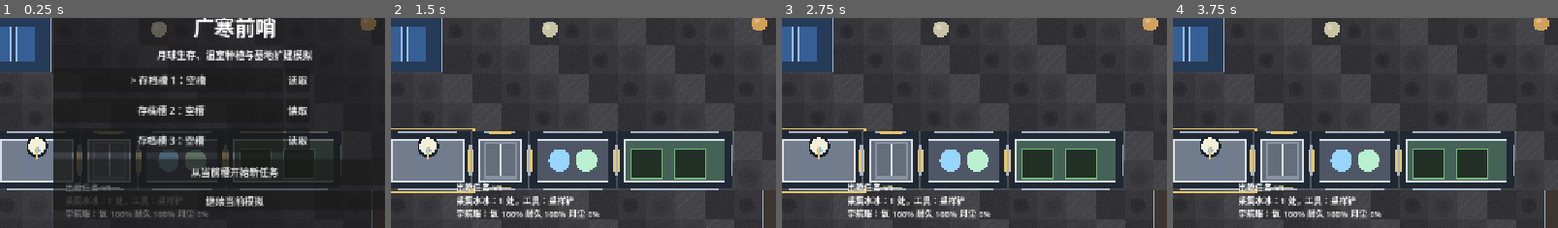
Above: before the commit, frames 1-4 (left to right).
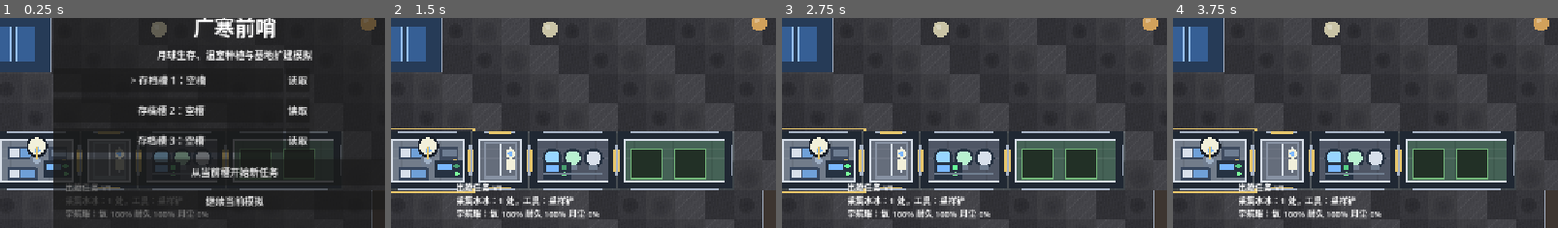
Above: after the commit, the same moments.

Repository: chinnseii/guanghan-outpost
Game: Godot game, scene res://scenes/main.tscn
Two runs of this game, one before a commit and one after it. Both use one fixed random seed, a clock stepped at 60 frames per second and the inputs below.
Inputs:
- Up to frame 1 (0.25 s): no input
- Up to frame 2 (1.5 s): click "保存" at 0.5 s; click "读取" at 1.25 s
- Up to frame 3 (2.75 s): click "嫦娥样本数据库（样本 2 / 月壤 4）" at 2 s
- Up to frame 4 (3.75 s): click "鹊桥中继（样本 1 / 维修件 4）" at 2.75 s; click "玉兔机器人（维修件 6 / 月壤 6）" at 3.5 s
The pictures show only the part of the screen within x 19-69%, y 16-66%; the shares and areas given below are measured in that part.

The runs differ from the first frame. In frame 1, 1.9% of the frame differs, in the area x 2-55%, y 61-78%; in frame 2, 3.6%, in the area x 2-56%, y 61-78%; in frame 3, 3.6%; in frame 4, 3.6%.

Commit message:
Add interior fixtures and feedback

Diff:
--- a/scripts/main.gd
+++ b/scripts/main.gd
@@ -234,6 +234,7 @@
 var moon_tile_source_id := 0
 var interior_tile_source_id := 0
 var entity_root: Node2D
+var audio_player: AudioStreamPlayer
 var module_nodes: Dictionary = {}
 var collectable_nodes: Dictionary = {}
 var player_node: Node2D
@@ -244,6 +245,7 @@
 	_setup_moon_tile_map()
 	_setup_interior_tile_map()
 	_setup_entity_root()
+	_setup_audio()
 	_setup_ui()
 	_setup_main_menu()
 	add_log("广寒前哨上线。玉兔工程车完成自动部署，但系统仍需人工调试。")
@@ -388,6 +390,31 @@
 	player_node.z_index = 30
 	entity_root.add_child(player_node)
 	_sync_scene_instances()
+
+func _setup_audio() -> void:
+	audio_player = AudioStreamPlayer.new()
+	audio_player.name = "ActionTonePlayer"
+	add_child(audio_player)
+
+func _play_ui_tone(frequency: float = 660.0, duration: float = 0.08, volume: float = 0.08) -> void:
+	if not is_instance_valid(audio_player):
+		return
+	var stream := AudioStreamGenerator.new()
+	stream.mix_rate = 22050.0
+	stream.buffer_length = max(0.05, duration + 0.03)
+	audio_player.stream = stream
+	audio_player.play()
+	var playback: AudioStreamGeneratorPlayback = audio_player.get_stream_playback()
+	if playback == null:
+		return
+	var frames := int(stream.mix_rate * duration)
+	var phase := 0.0
+	var increment := TAU * frequency / stream.mix_rate
+	for i in range(frames):
+		var fade: float = 1.0 - float(i) / float(max(1, frames))
+		var sample := sin(phase) * volume * fade
+		playback.push_frame(Vector2(sample, sample))
+		phase += increment
 
 func _sync_scene_instances() -> void:
 	if not is_instance_valid(entity_root):
@@ -751,6 +778,7 @@
 	resources["parts"] -= 1
 	solar_dust = max(0.0, solar_dust - 0.28)
 	resources["suit_dust"] = min(100.0, resources["suit_dust"] + 3.0)
+	_play_ui_tone(740.0, 0.07, 0.07)
 	add_log("清理太阳能阵列。月尘覆盖降至 %d%%。" % int(solar_dust * 100))
 
 func _repair_life_support() -> void:
@@ -763,6 +791,7 @@
 	resources["parts"] -= 1
 	resources["integrity"] = min(100.0, resources["integrity"] + 12.0)
 	oxygen_wear = max(0.0, oxygen_wear - 0.12)
+	_play_ui_tone(620.0, 0.08, 0.08)
 	add_log("完成一次生命维持系统维护。")
 
 func _repair_module_leak(module: Dictionary) -> void:
@@ -776,6 +805,7 @@
 	module["leaking"] = false
 	resources["integrity"] = min(100.0, resources["integrity"] + 6.0)
 	var def: Dictionary = module_defs[module["type"]]
+	_play_ui_tone(520.0, 0.1, 0.08)
 	add_log("已封堵 %s 漏点，舱压恢复稳定。" % def["name"])
 
 func _repair_external_equipment(module: Dictionary) -> void:
@@ -789,6 +819,7 @@
 	resources["integrity"] = min(100.0, resources["integrity"] + 8.0)
 	resources["suit_dust"] = min(100.0, resources["suit_dust"] + 4.0)
 	var def: Dictionary = module_defs[module["type"]]
+	_play_ui_tone(560.0, 0.08, 0.08)
 	add_log("完成 %s 外部维护：完整度 +8，宇航服月尘污染上升。" % def["name"])
 
 func _use_workshop() -> void:
@@ -809,6 +840,7 @@
 	resources["suit_dust"] = max(0.0, resources["suit_dust"] - 55.0)
 	resources["suit_integrity"] = min(100.0, resources["suit_integrity"] + 8.0)
 	resources["pressure"] = min(100.0, resources["pressure"] + 3.0)
+	_play_ui_tone(880.0, 0.1, 0.08)
 	add_log("气闸循环完成：宇航服补氧、复压、除尘，耐久检查通过。")
 
 func _use_regolith_plant() -> void:
@@ -980,6 +1012,7 @@
 			resources["samples"] += amount
 			add_log("采集特殊月壤样本 +%.0f。嫦娥样本数据库可用于后续科技线。" % amount)
 	item["depleted"] = true
+	_play_ui_tone(680.0, 0.08, 0.07)
 	_sync_scene_instances()
 
 func _advance_day() -> void:
@@ -1174,6 +1207,7 @@
 		else:
 			resources[key] += float(payload[key])
 	resources["suit_dust"] = min(100.0, resources["suit_dust"] + 6.0)
+	_play_ui_tone(720.0, 0.12, 0.08)
 	add_log("接收 %s：%s。" % [def["name"], def["desc"]])
 	supply_order.clear()
 	supply_waiting = false
@@ -1227,6 +1261,7 @@
 		"log_lines": log_lines,
 	}
 	file.store_string(JSON.stringify(save_data, "\t"))
+	_play_ui_tone(900.0, 0.06, 0.07)
 	add_log("已保存到存档槽 %d。" % current_save_slot)
 	_refresh_main_menu()
 	_update_ui()
@@ -1250,6 +1285,7 @@
 	pending_main_menu = false
 	if has_node("UI/Root/MainMenu"):
 		$UI/Root/MainMenu.visible = false
+	_play_ui_tone(760.0, 0.08, 0.07)
 	add_log("已读取存档槽 %d。" % current_save_slot)
 	_sync_scene_instances()
 	_update_ui()
--- a/scripts/module_visual.gd
+++ b/scripts/module_visual.gd
@@ -5,6 +5,14 @@
 var module_data: Dictionary = {}
 var module_def: Dictionary = {}
 var highlighted := false
+var anim_time := 0.0
+
+func _ready() -> void:
+	set_process(true)
+
+func _process(delta: float) -> void:
+	anim_time += delta
+	queue_redraw()
 
 func setup(data: Dictionary, definition: Dictionary, is_highlighted: bool) -> void:
 	module_data = data
@@ -33,13 +41,20 @@
 		return
 	var inner := rect.grow(-12.0)
 	draw_rect(rect, Color("#202833"))
-	draw_rect(inner, fill.lightened(0.15))
+	_draw_pixel_floor(inner, fill.lightened(0.15))
 	draw_line(Vector2(rect.position.x + 22, rect.position.y), Vector2(rect.end.x - 22, rect.position.y), Color("#a7b3c5"), 3)
 	draw_line(Vector2(rect.position.x + 22, rect.end.y), Vector2(rect.end.x - 22, rect.end.y), Color("#a7b3c5"), 3)
 	draw_line(Vector2(rect.position.x, rect.position.y + 22), Vector2(rect.position.x, rect.end.y - 22), Color("#a7b3c5"), 3)
 	draw_line(Vector2(rect.end.x, rect.position.y + 22), Vector2(rect.end.x, rect.end.y - 22), Color("#a7b3c5"), 3)
 	draw_rect(inner, Color("#d7dee8"), false, 2)
 	_draw_door_markers(rect)
+
+func _draw_pixel_floor(rect: Rect2, color: Color) -> void:
+	draw_rect(rect, color)
+	for x in range(0, int(rect.size.x), 16):
+		draw_line(rect.position + Vector2(x, 0), rect.position + Vector2(x, rect.size.y), Color(0, 0, 0, 0.08), 1)
+	for y in range(0, int(rect.size.y), 16):
+		draw_line(rect.position + Vector2(0, y), rect.position + Vector2(rect.size.x, y), Color(1, 1, 1, 0.06), 1)
 
 func _draw_door_markers(rect: Rect2) -> void:
 	var center := rect.get_center()
@@ -60,18 +75,15 @@
 	elif module_type == "solar":
 		_draw_solar(rect)
 	elif module_type == "battery":
-		for i in range(2):
-			draw_rect(Rect2(rect.position + Vector2(20 + i * 38, 28), Vector2(24, 42)), Color("#a8c7ff"))
+		_draw_battery_bank(rect)
 	elif module_type == "hab":
-		draw_circle(rect.get_center(), min(rect.size.x, rect.size.y) * 0.35, Color("#717d8f"))
+		_draw_hab_interior(rect)
 	elif module_type == "life_support":
-		draw_circle(rect.get_center() + Vector2(-22, 0), 18, Color("#98d5ff"))
-		draw_circle(rect.get_center() + Vector2(22, 0), 18, Color("#b8f0d0"))
+		_draw_life_support_interior(rect)
 	elif module_type == "workshop":
-		draw_rect(Rect2(rect.position + Vector2(24, 28), Vector2(48, 34)), Color("#c0a36c"))
+		_draw_workshop_interior(rect)
 	elif module_type == "airlock":
-		draw_rect(Rect2(rect.position + Vector2(22, 18), Vector2(52, 58)), Color("#8892a3"), false, 4)
-		draw_line(rect.position + Vector2(48, 20), rect.position + Vector2(48, 74), Color("#d8e0eb"), 2)
+		_draw_airlock_interior(rect)
 	elif module_type == "regolith_plant":
 		draw_circle(rect.get_center() + Vector2(-26, 0), 18, Color("#b3a18e"))
 		draw_line(rect.get_center() + Vector2(-8, 0), rect.get_center() + Vector2(32, -18), Color("#d8e0eb"), 3)
@@ -92,6 +104,80 @@
 			var growth: float = clamp(float(module_data.get("age", 0)) / 4.0, 0.2, 1.0)
 			draw_circle(bed.get_center(), 7 + 13 * growth, Color("#71d46f"))
 
+func _draw_hab_interior(rect: Rect2) -> void:
+	_draw_bed(rect.position + Vector2(24, 24))
+	_draw_bed(rect.position + Vector2(24, 58))
+	_draw_storage(rect.position + Vector2(rect.size.x - 50, 24))
+	_draw_console(rect.position + Vector2(rect.size.x - 58, rect.size.y - 46), true)
+	draw_circle(rect.get_center(), 12, Color("#717d8f"))
+	draw_circle(rect.get_center(), 6, Color("#9fb0c5"))
+
+func _draw_life_support_interior(rect: Rect2) -> void:
+	_draw_tank(rect.get_center() + Vector2(-34, -4), Color("#98d5ff"))
+	_draw_tank(rect.get_center() + Vector2(0, -4), Color("#b8f0d0"))
+	_draw_tank(rect.get_center() + Vector2(34, -4), Color("#d8e0eb"))
+	_draw_console(rect.position + Vector2(22, rect.size.y - 44), true)
+	draw_line(rect.get_center() + Vector2(-48, 22), rect.get_center() + Vector2(48, 22), Color("#6f7d8f"), 4)
+
+func _draw_workshop_interior(rect: Rect2) -> void:
+	draw_rect(Rect2(rect.position + Vector2(22, 26), Vector2(58, 34)), Color("#c0a36c"))
+	draw_rect(Rect2(rect.position + Vector2(28, 32), Vector2(46, 10)), Color("#6d5b3b"))
+	_draw_robot_charger(rect.position + Vector2(rect.size.x - 58, 24))
+	_draw_storage(rect.position + Vector2(24, rect.size.y - 48))
+
+func _draw_airlock_interior(rect: Rect2) -> void:
+	var chamber := Rect2(rect.position + Vector2(22, 18), Vector2(52, 58))
+	draw_rect(chamber, Color("#8892a3"), false, 4)
+	draw_line(rect.position + Vector2(48, 20), rect.position + Vector2(48, 74), Color("#d8e0eb"), 2)
+	draw_line(rect.position + Vector2(62, 22), rect.position + Vector2(62, 72), Color("#7fd5ff", 0.8), 2)
+	_draw_suit_rack(rect.position + Vector2(rect.size.x - 40, 24))
+
+func _draw_battery_bank(rect: Rect2) -> void:
+	for i in range(3):
+		var battery := Rect2(rect.position + Vector2(18 + i * 30, 26), Vector2(20, 44))
+		draw_rect(battery, Color("#2f4059"))
+		draw_rect(battery.grow(-3), Color("#a8c7ff"))
+		_draw_status_light(battery.position + Vector2(10, -6), i % 2 == 0)
+
+func _draw_bed(pos: Vector2) -> void:
+	draw_rect(Rect2(pos, Vector2(48, 22)), Color("#38475e"))
+	draw_rect(Rect2(pos + Vector2(4, 4), Vector2(14, 14)), Color("#d8e0eb"))
+	draw_rect(Rect2(pos + Vector2(20, 4), Vector2(24, 14)), Color("#6fa0d8"))
+
+func _draw_storage(pos: Vector2) -> void:
+	draw_rect(Rect2(pos, Vector2(30, 44)), Color("#3f4b5f"))
+	draw_rect(Rect2(pos + Vector2(4, 5), Vector2(22, 12)), Color("#6d7c91"))
+	draw_rect(Rect2(pos + Vector2(4, 25), Vector2(22, 12)), Color("#6d7c91"))
+	draw_circle(pos + Vector2(24, 22), 2, Color("#e7c66b"))
+
+func _draw_console(pos: Vector2, animated: bool) -> void:
+	draw_rect(Rect2(pos, Vector2(46, 28)), Color("#263242"))
+	draw_rect(Rect2(pos + Vector2(5, 5), Vector2(22, 10)), Color("#79b8ff"))
+	_draw_status_light(pos + Vector2(35, 9), animated)
+	_draw_status_light(pos + Vector2(35, 20), not animated)
+
+func _draw_tank(center: Vector2, color: Color) -> void:
+	draw_circle(center, 16, Color("#263242"))
+	draw_circle(center, 12, color)
+	draw_rect(Rect2(center + Vector2(-8, 13), Vector2(16, 8)), Color("#6f7d8f"))
+
+func _draw_robot_charger(pos: Vector2) -> void:
+	draw_rect(Rect2(pos, Vector2(38, 48)), Color("#263242"))
+	draw_rect(Rect2(pos + Vector2(7, 8), Vector2(24, 24)), Color("#4d5f75"))
+	draw_line(pos + Vector2(12, 40), pos + Vector2(30, 40), Color("#e7c66b"), 3)
+	_draw_status_light(pos + Vector2(30, 8), true)
+
+func _draw_suit_rack(pos: Vector2) -> void:
+	draw_line(pos + Vector2(10, 0), pos + Vector2(10, 44), Color("#d8e0eb"), 2)
+	draw_circle(pos + Vector2(10, 12), 8, Color("#f2f0da"))
+	draw_rect(Rect2(pos + Vector2(2, 20), Vector2(16, 18)), Color("#f2f0da"))
+	draw_circle(pos + Vector2(10, 12), 4, Color("#7fb8ff"))
+
+func _draw_status_light(pos: Vector2, animated: bool) -> void:
+	var blink: float = 0.35 + 0.65 * abs(sin(anim_time * 4.0))
+	var color := Color("#7dff9d") if not animated else Color(0.4, 1.0, 0.6, blink)
+	draw_circle(pos, 4, color)
+
 func _draw_solar(rect: Rect2) -> void:
 	for i in range(4):
 		var panel := Rect2(rect.position + Vector2(14 + i * 40, 18), Vector2(30, 58))
Not shown, changed: ITERATION_PLAN.md
Not shown, changed: README.md
